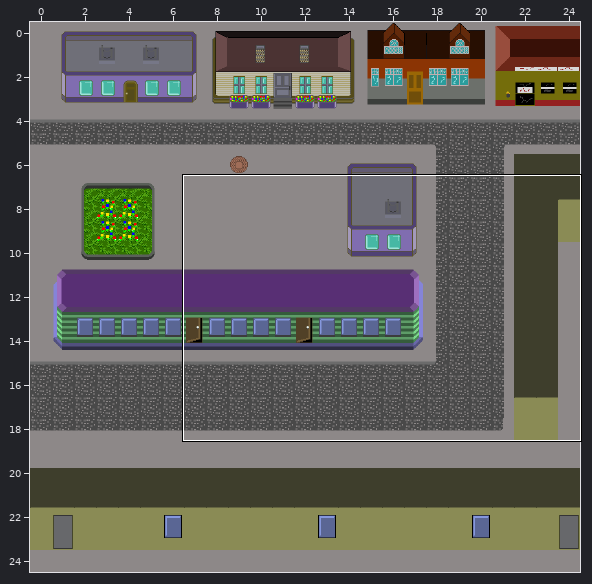
Tiled map -- Havoiskateli/content/levels/city_day/debug_level2.tmx. Above, an overview of the earlier version with the close-up marked.
Close-up. Before:
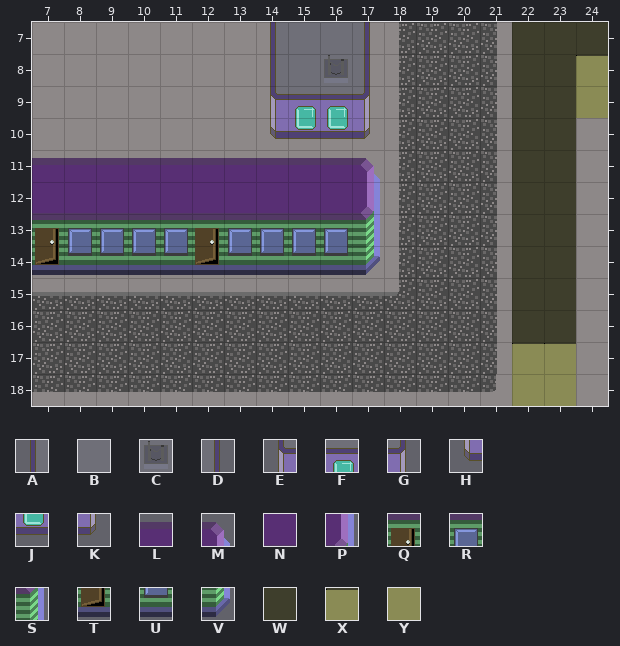
Cells are 32x32 px. Shown: x 7..24, y 7..18. The commit also changed other parts of the map, which this record leaves out. Tiles whose own drawing changed are shown in their newer look in all pictures.
Key: from "city_day_houses_small": A 5, B 6, C 7, D 8, E 10, F 12, G 13, H 15, J 17, K 18, L 82, M 83, N 87, P 88, Q 91, R 92, S 93, T 96, U 97, V 98, W 105, X 110, Y 115.
_ is an empty cell.
Layers that did not change in this view are not listed.
Layer "big_objects" before, first column x 7:
 7 _______ABBD____WWW
 8 _______ABCD____WWX
 9 _______EFFG____WWY
10 _______HJJK____WW_
11 LLLLLLLLLLM____WW_
12 NNNNNNNNNNP____WW_
13 QRRRRQRRRRS____WW_
14 TUUUUTUUUUV____WW_
15 _______________WW_
16 _______________WW_
17 _______________XX_
18 _______________YY_
After the commit:
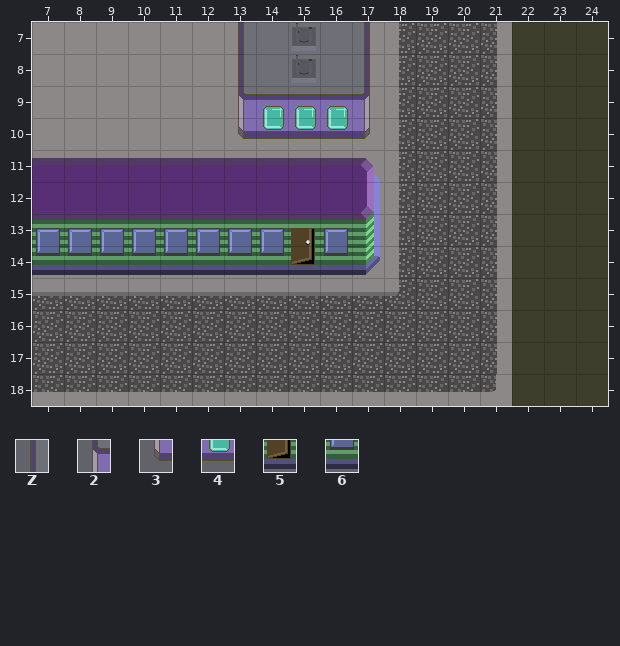
Further tiles: from "city_floors": Z 26, 2 48, 3 70, 4 72, 5 159, 6 160.
What changed:
Layer "big_objects":
y 7: x 13..15 _AB -> ZBC
y 8: x 13..16 _ABC -> ZBCB; x 24 X -> W
y 9: x 13..14 _E -> 2F; x 24 Y -> W
y 10: x 13..14 _H -> 34; x 24 _ -> W
y 11..12: x 24 _ -> W
y 13: x 7 Q -> R; x 12 Q -> R; x 15 R -> Q; x 24 _ -> W
y 14: x 7 T -> 6; x 12 T -> 6; x 15 U -> 5; x 24 _ -> W
y 15..16: x 24 _ -> W
y 17: x 22..24 XX_ -> WWW
y 18: x 22..24 YY_ -> WWW
